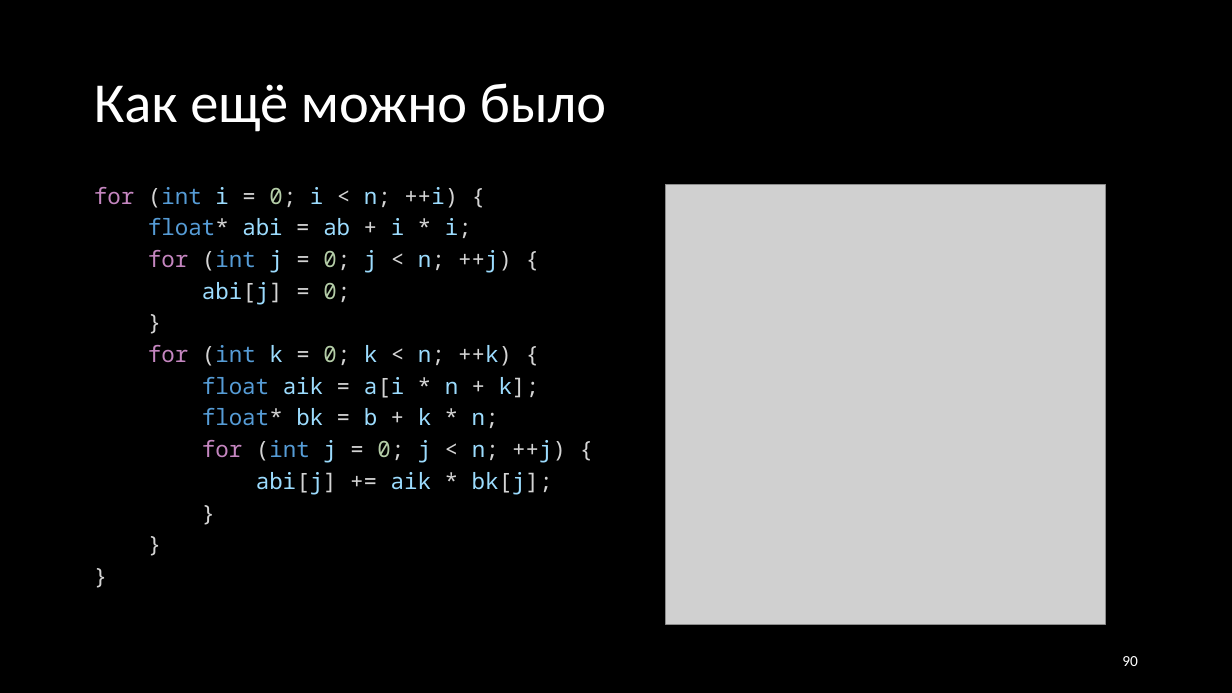
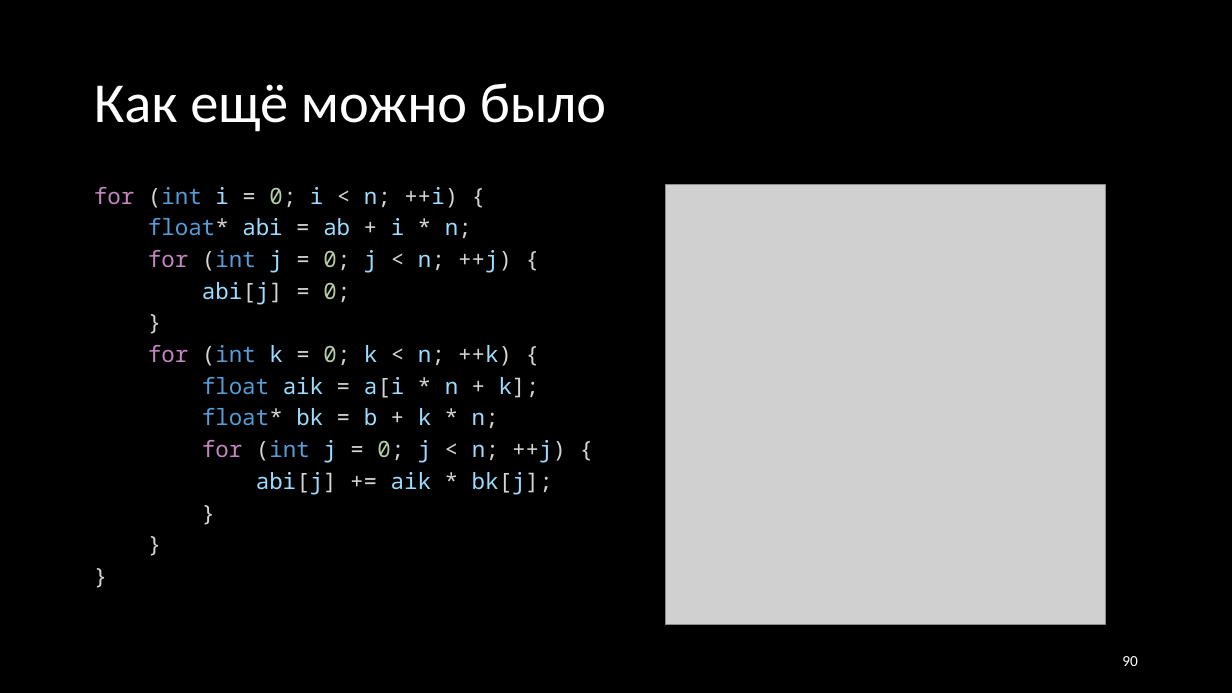
Before and after one commit to Evgueni-Petrov-aka-espetrov/Algorithms-and-Programming-in-C-pptx, a slide deck: slide 90 of 27 Эффективный код.pptx. Drawn at 1232x693 pixels with LibreOffice and Linux fonts; fonts in the diff are those of the drawing; grey boxes stand for pictures. Boxes give left, top, right and bottom in pixels: in the first picture for what was removed or moved away, otherwise in the second. Text is boxed around its words. In the diff, an @@ line names an element or a change of style, - is before the commit and + after.

Commit message:
опечатка i * i --> i * n слайд 90

```diff
--- a/27 Эффективный код.pptx
+++ b/27 Эффективный код.pptx
@@ text at <box>148,218,472,238</box>: text changed @@
-float* abi = ab + i * i;
+float* abi = ab + i * n;
```
